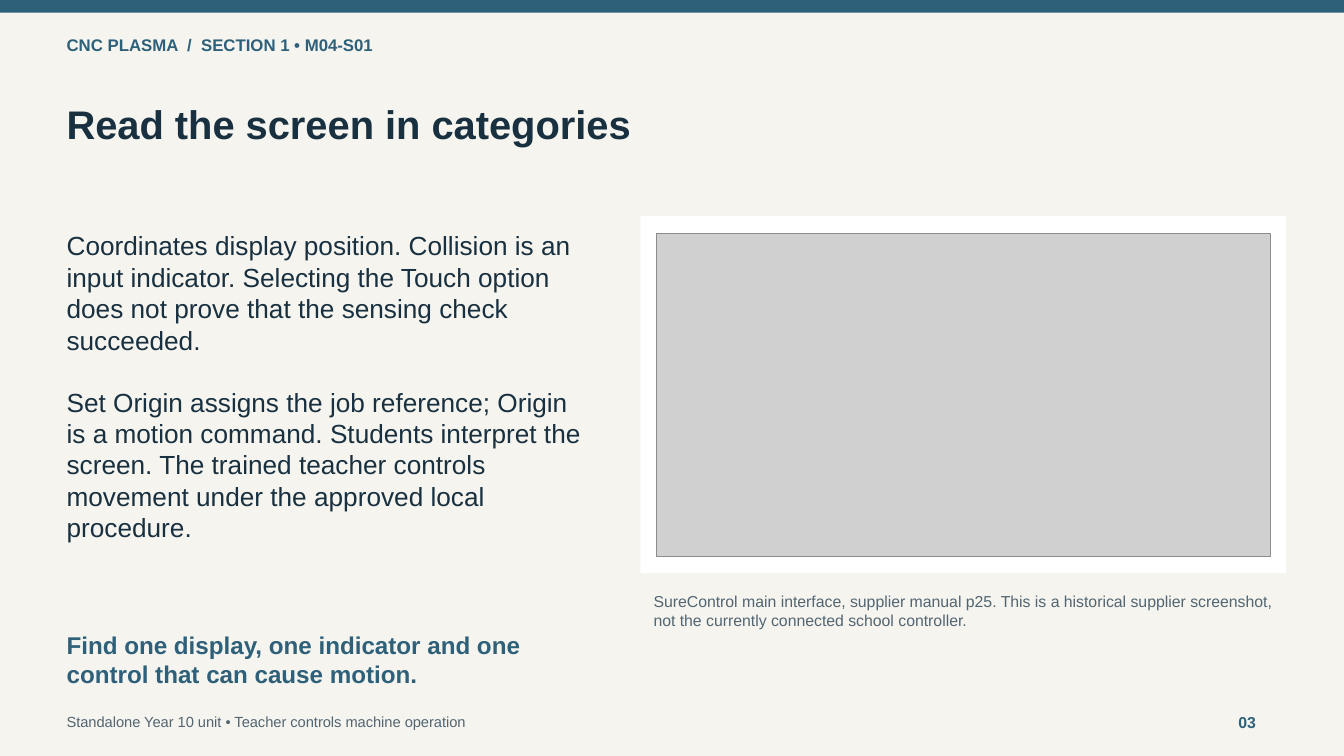
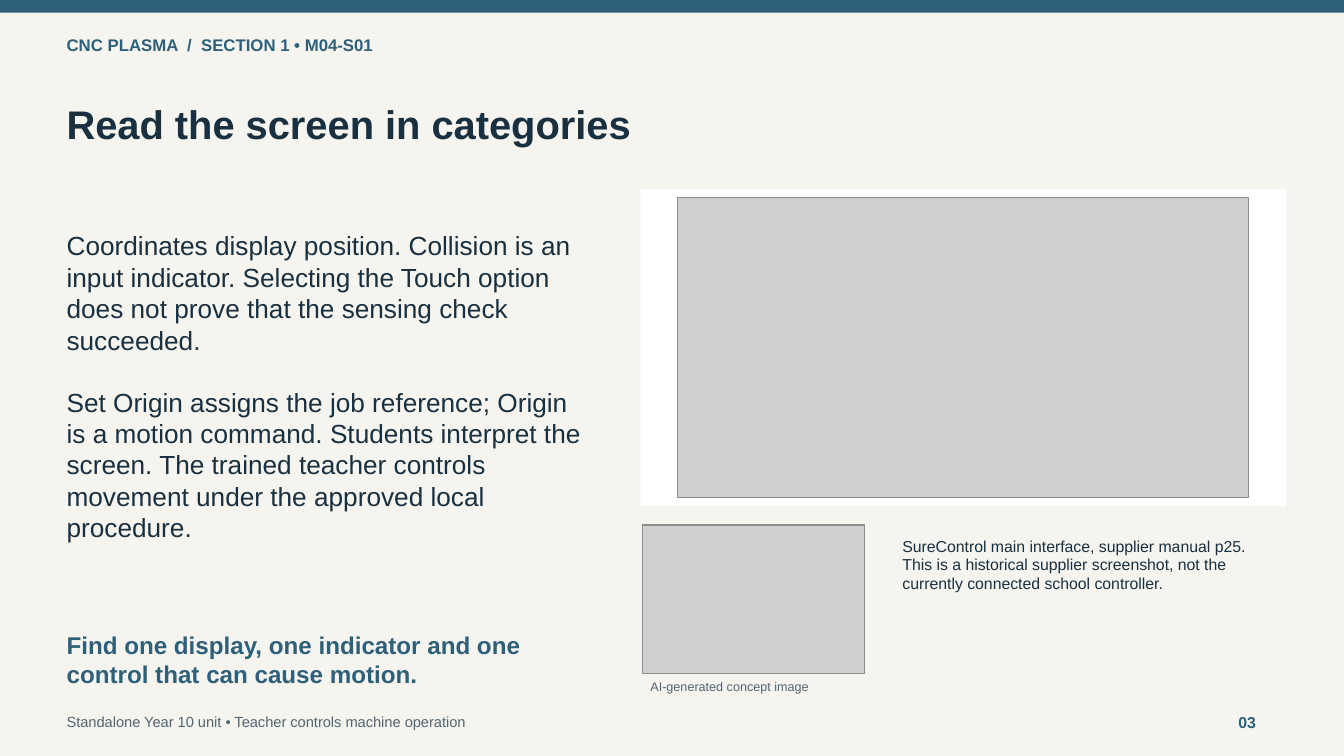
Before and after one commit to stevencowell/Main-Page, a slide deck: slide 3 of CNC-Plasma/assets/downloads/module-04-classroom.pptx. Drawn at 1344x756 pixels with LibreOffice and Linux fonts; fonts in the diff are those of the drawing; grey boxes stand for pictures. Boxes give left, top, right and bottom in pixels: in the first picture for what was removed or moved away, otherwise in the second. Text is boxed around its words. In the diff, an @@ line names an element or a change of style, - is before the commit and + after.

Commit message:
Add slide-specific images to CNC Plasma classroom PowerPoints

```diff
--- a/CNC-Plasma/assets/downloads/module-04-classroom.pptx
+++ b/CNC-Plasma/assets/downloads/module-04-classroom.pptx
@@ rectangle: place and size @@
-rectangle at box(640, 217, 1287, 574)
+rectangle at box(640, 190, 1287, 507)
@@ picture: place and size @@
-picture at box(656, 233, 1270, 556)
+picture at box(678, 198, 1248, 498)
@@ picture added at box(642, 525, 864, 674) @@
@@ text "SureControl main interface, supplier manual ...": place and size @@
-text "SureControl main interface, supplier manual ..." at box(654, 595, 1272, 630)
+text "SureControl main interface, supplier manual ..." at box(902, 540, 1246, 593)
@@ text "SureControl main interface, supplier manual ..." at box(902, 540, 1246, 593): text colour #526571 to #18303F @@
@@ text added at box(650, 682, 808, 694), 9 pt, text #526571 @@
+AI-generated concept image
```
Also in this commit, not shown: 7 other slides changed, 4 other files.
